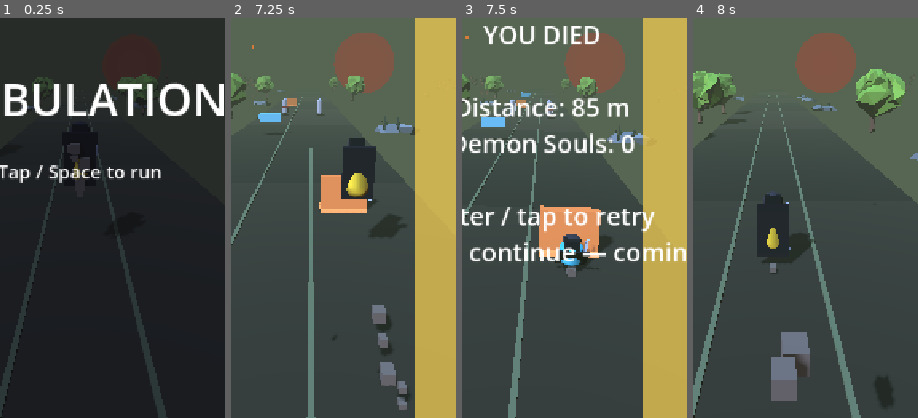
Above: before the commit, frames 1-4 (left to right).
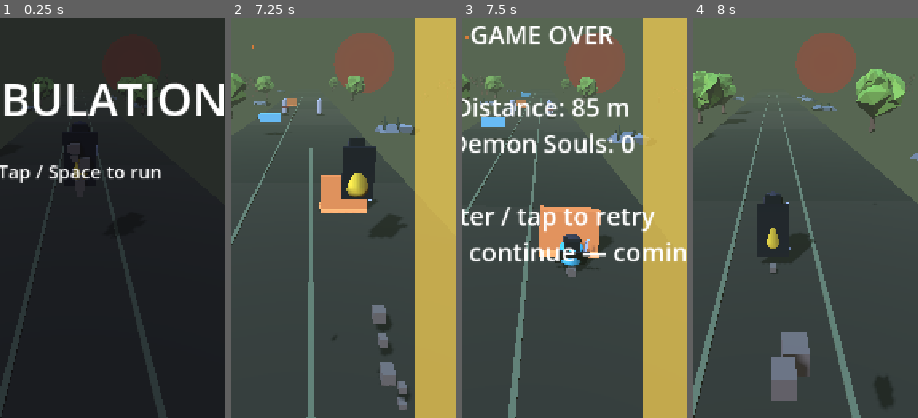
Above: after the commit, the same moments.

Repository: DanielEleojo/tribulation
Game: Godot game, scene res://scenes/game.tscn
The game is run twice, just before and just after one commit, with the same random seed, the same clock (stepped at 60 frames per second) and the same inputs.
Inputs (mouse positions are % of the whole screen's width and height, from its top left):
- Up to frame 1 (0.25 s): no input
- Up to frame 2 (7.25 s): tap Enter (restart) at 0.5 s; move the mouse to (72, 45) at 0.52 s; hold Right (move_right) 0.53-1.28 s; tap F (slash) every 1.5 s from 0.6 to 6.6 s; click (72, 45) at 0.67 s; tap Space (jump) at 0.77, 1.07, 1.52, 1.82, 3.02, 3.32, 3.77, 4.07, 4.52, 4.82, 6.02, 6.32, 6.77, 7.07 s; move the mouse to (30, 55) at 1.27 s; hold Left (move_left) 1.28-2.03 s; tap Down (slide) every 1.5 s from 1.35 to 5.85 s; move the mouse to (60, 28) at 2.02 s; hold Right (move_right) 2.03-3.53 s; move the mouse to (45, 70) at 2.77 s; click (45, 70) at 2.92 s; move the mouse to (80, 65) at 3.52 s; hold Left (move_left) 3.53-5.78 s; move the mouse to (20, 35) at 4.27 s; move the mouse to (55, 50) at 5.02 s; click (55, 50) at 5.17 s; move the mouse to (35, 25) at 5.77 s; hold Right (move_right) from 5.78 s (still down); move the mouse to (72, 45) at 6.52 s
- Up to frame 3 (7.5 s): keep holding Right (move_right); move the mouse to (30, 55) at 7.27 s; tap Down (slide) at 7.35 s; click (30, 55) at 7.42 s
- Up to frame 4 (8 s): keep holding Right (move_right); tap Space (jump) at 7.52, 7.82 s
The pictures show only the part of the screen within x 32-82%, y 34-84%; the shares and areas given below are measured in that part.

Frames 1-2 are identical in both runs. In frame 3, 1.9% of the frame differs, in the area x 3-68%, y 2-7%; in frame 4, nothing differs.

Commit message:
Death screen: YOU DIED -> GAME OVER

Diff:
--- a/scripts/hud.gd
+++ b/scripts/hud.gd
@@ -72,5 +72,5 @@
 	var dist := 0
 	if player != null:
 		dist = player.get_distance()
-	death_label.text = "YOU DIED\n\nDistance: %d m\nDemon Souls: %d\n\nEnter / tap to retry\n[ Watch ad to continue — coming soon ]" % [dist, _souls]
+	death_label.text = "GAME OVER\n\nDistance: %d m\nDemon Souls: %d\n\nEnter / tap to retry\n[ Watch ad to continue — coming soon ]" % [dist, _souls]
 	death_label.visible = true
Not shown, changed: devlog.txt
